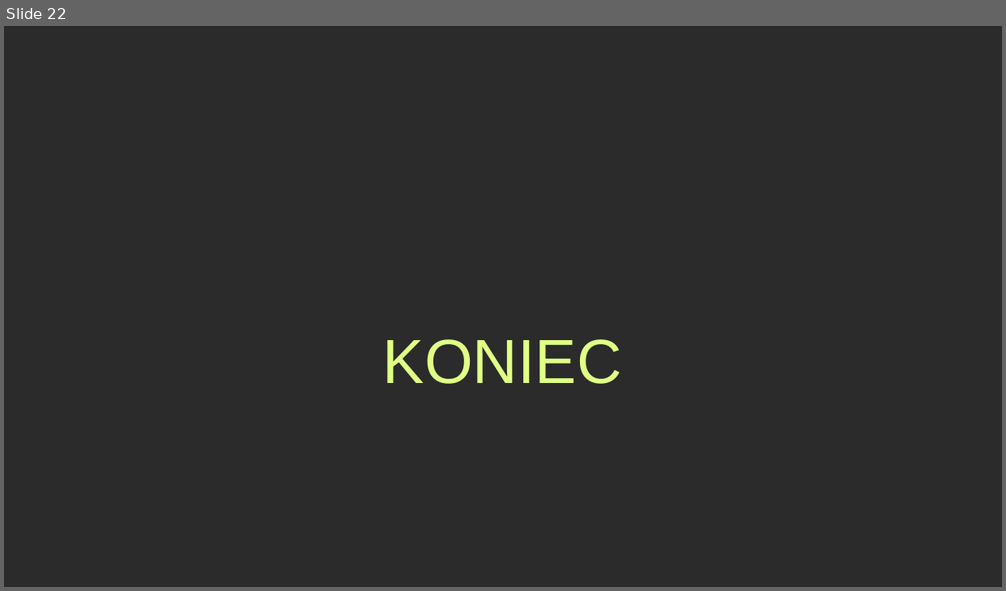
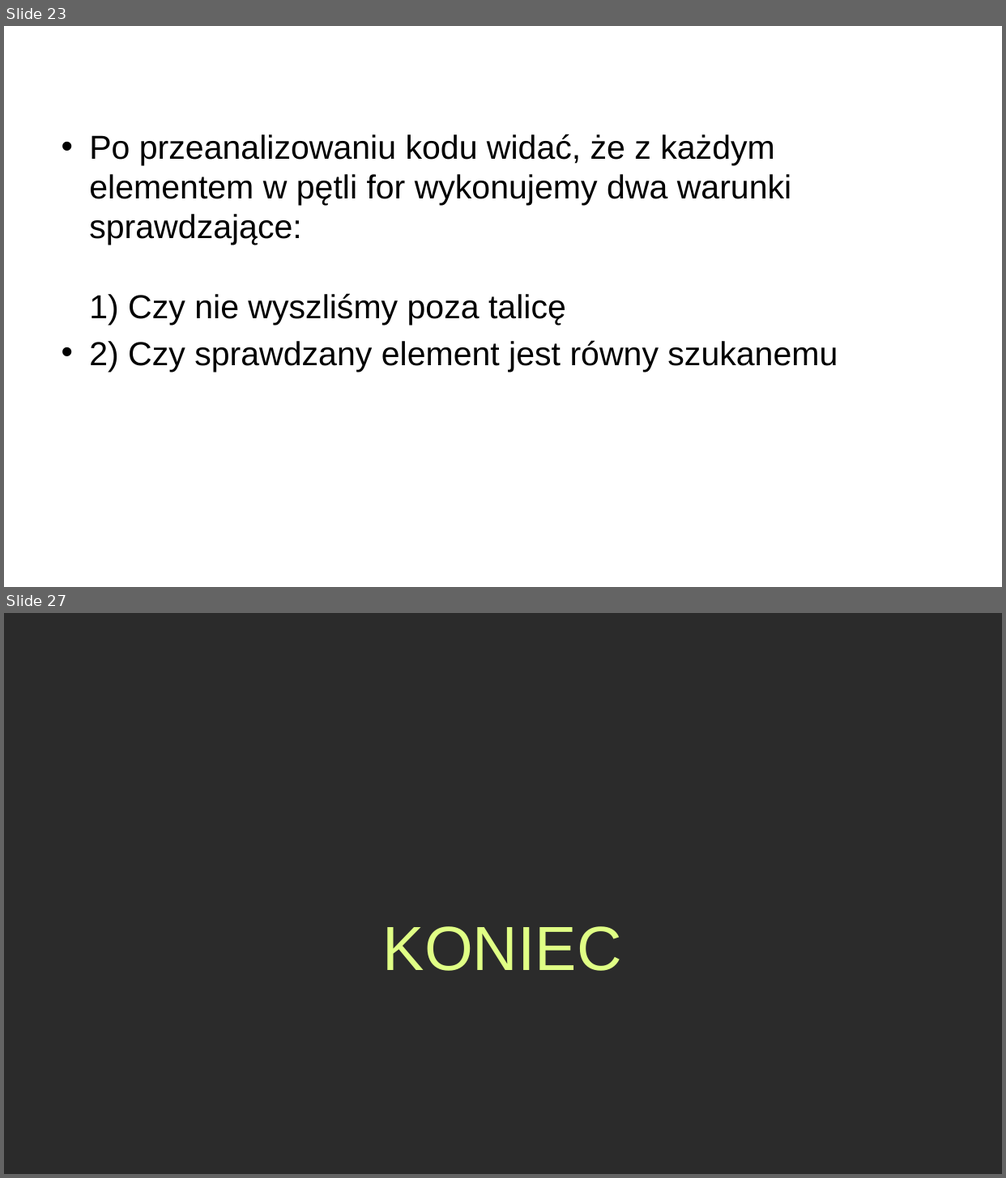
Before and after one commit to Wid-mo/prezentacja, a slide deck: Algorytm plecakowy.pptx. Shown one above the other, each under a label of ours: slide 22 before the commit, slides 23 and 27 after it; the slides between them are not shown. The pictures are 1006x591 and 1006x1178 pixels, drawn with LibreOffice and Linux fonts; fonts in the diff are those of the drawing; background and template pictures are left out; a plain dark background stands for a picture behind light text. Boxes give left, top, right and bottom in pixels: in the first picture for what was removed or moved away, otherwise in the second. Text is boxed around its words. In the diff, an @@ line names an element or a change of style, - is before the commit and + after.

```diff
--- a/Algorytm plecakowy.pptx
+++ b/Algorytm plecakowy.pptx
@@ slide 23 added at (4, 26, 1002, 587), background picture (left out) @@
@@ title added at (54, 41, 953, 90), 36 pt, text #FFFFFF @@
+Analiza
@@ text added at (89, 134, 837, 372), 32 pt, text #000000 @@
+• Po przeanalizowaniu kodu widać, że z każdym elementem w pętli for wykonujemy dwa warunki sprawdzające:
+  1) Czy nie wyszliśmy poza talicę
+• 2) Czy sprawdzany element jest równy szukanemu
@@ what was slide 22 is now slide 27 @@
```
Also in this commit, not shown: 5 other slides added, 1 slide removed.
